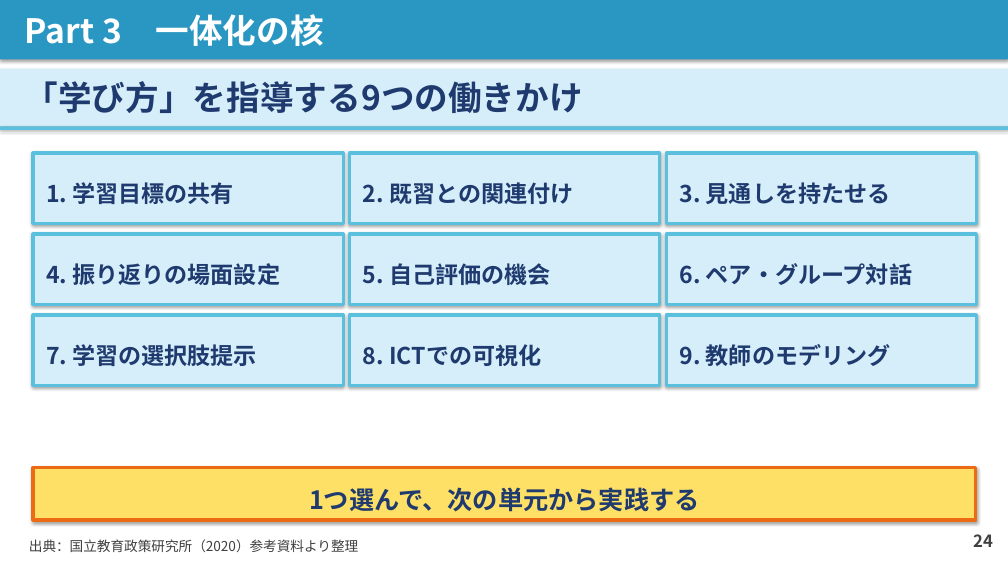
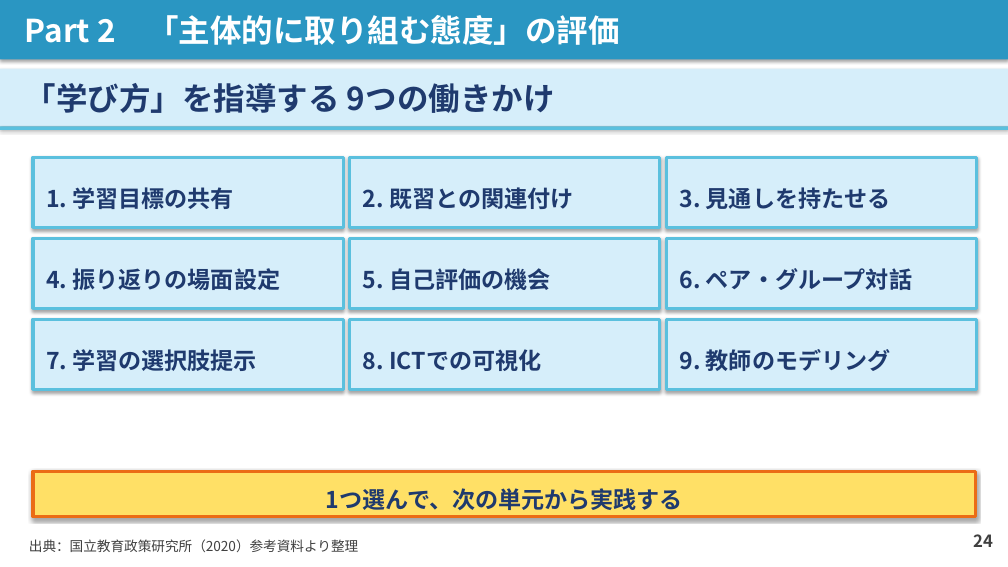
Before and after one commit to contynet730-star/con30, a slide deck: slide 24 of 講義スライド_石神井南中_20260603.pptx. Drawn at 1008x567 pixels with LibreOffice and Linux fonts; fonts in the diff are those of the drawing. Boxes give left, top, right and bottom in pixels: in the first picture for what was removed or moved away, otherwise in the second. Text is boxed around its words. In the diff, an @@ line names an element or a change of style, - is before the commit and + after.

```diff
--- a/講義スライド_石神井南中_20260603.pptx
+++ b/講義スライド_石神井南中_20260603.pptx
@@ text in rectangle at [25, 15, 619, 45]: text changed; size 32 to 30 pt @@
-Part 3 一体化の核
+Part 2 「主体的に取り組む態度」の評価
@@ text in rectangle at [25, 83, 555, 113]: text changed; size 32 to 30 pt @@
-「学び方」を指導する9つの働きかけ
+「学び方」を指導する 9つの働きかけ
@@ 9 rectangles: place and size @@
-9 rectangles at [33, 153, 976, 386]
+9 rectangles at [33, 157, 976, 389]
@@ rectangle "1つ選んで、次の単元から実践する": place and size @@
-rectangle "1つ選んで、次の単元から実践する" at [33, 467, 976, 520]
+rectangle "1つ選んで、次の単元から実践する" at [33, 471, 976, 516]
@@ rectangle "1つ選んで、次の単元から実践する" at [33, 471, 976, 516]: size 24 to 22 pt @@
```
Also in this commit, not shown: 16 other slides changed, 13 slides added, 13 slides removed, 1 other file.
